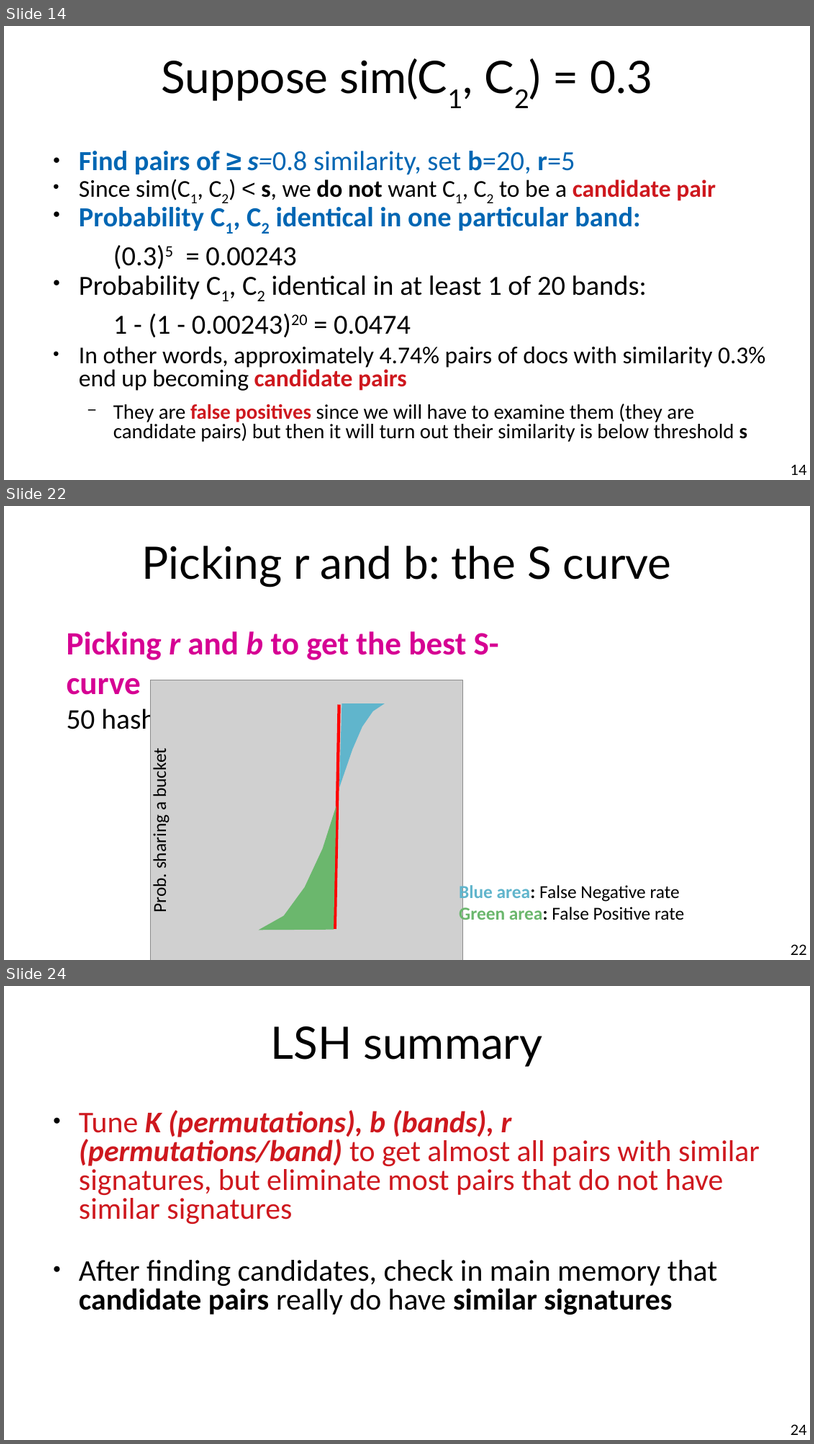
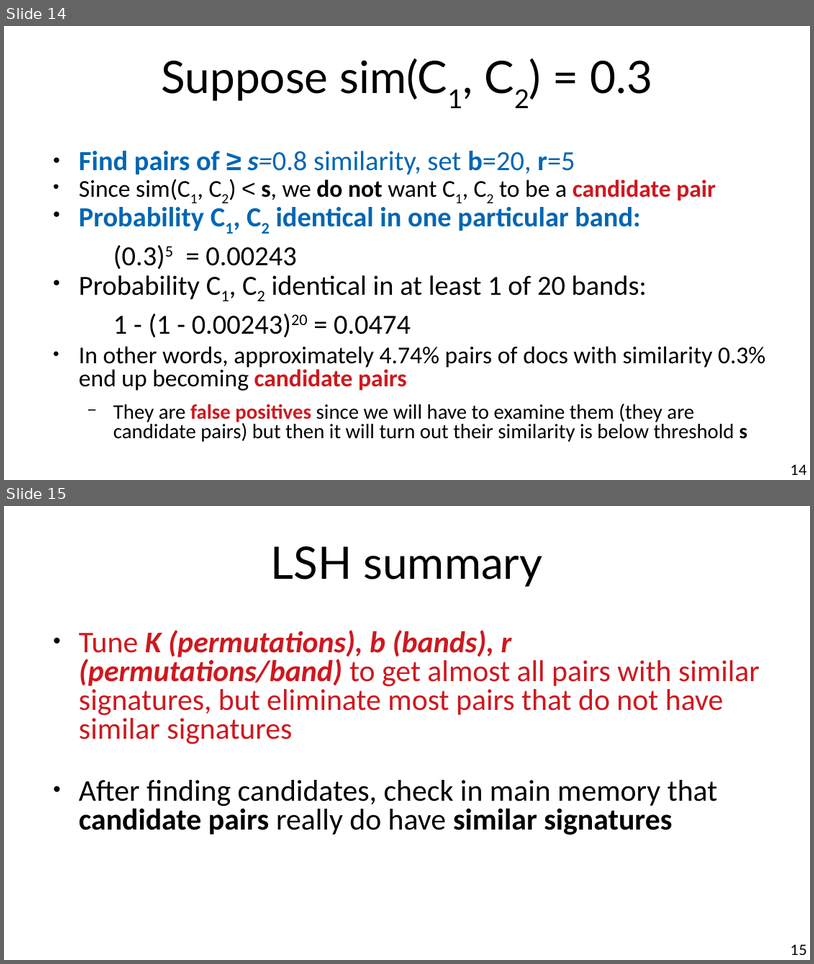
Before and after one commit to marco-calautti/data-mining-course, a slide deck: theory/tt09_locality_sensitive_hashing.odp. Shown one above the other, each under a label of ours: slides 14, 22 and 24 before the commit, slides 14 and 15 after it; the slides between them are not shown. The pictures are 814x1444 and 814x964 pixels, drawn with LibreOffice and Linux fonts; fonts in the diff are those of the drawing; grey boxes stand for pictures. Boxes give left, top, right and bottom in pixels: in the first picture for what was removed or moved away, otherwise in the second. Text is boxed around its words. In the diff, an @@ line names an element or a change of style, - is before the commit and + after.

```diff
--- a/theory/tt09_locality_sensitive_hashing.odp
+++ b/theory/tt09_locality_sensitive_hashing.odp
@@ slide 22 removed at [4, 506, 810, 960], background #FFFFFF @@
@@ title removed at [142, 546, 672, 587] @@
-Picking r and b: the S curve
@@ text removed at [67, 631, 499, 736] @@
-Picking r and b to get the best S-curve
-50 hash-functions (r=5, b=10)
@@ picture removed at [150, 680, 463, 960] @@
@@ line removed from (335, 929) to (339, 704) @@
@@ freeform shape removed at [340, 703, 386, 788] @@
@@ text removed at [149, 752, 171, 912] @@
-Prob. sharing a bucket
@@ freeform shape removed at [259, 806, 336, 930] @@
@@ text removed at [459, 883, 684, 924] @@
-Blue area: False Negative rate
-Green area: False Positive rate
@@ page number removed at [791, 944, 808, 955] @@
-22
@@ what was slide 24 is now slide 15 @@
@@ page number at [791, 944, 808, 955]: text changed @@
-24
+15
```
Also in this commit, not shown: 8 other slides removed, 3 other files.
